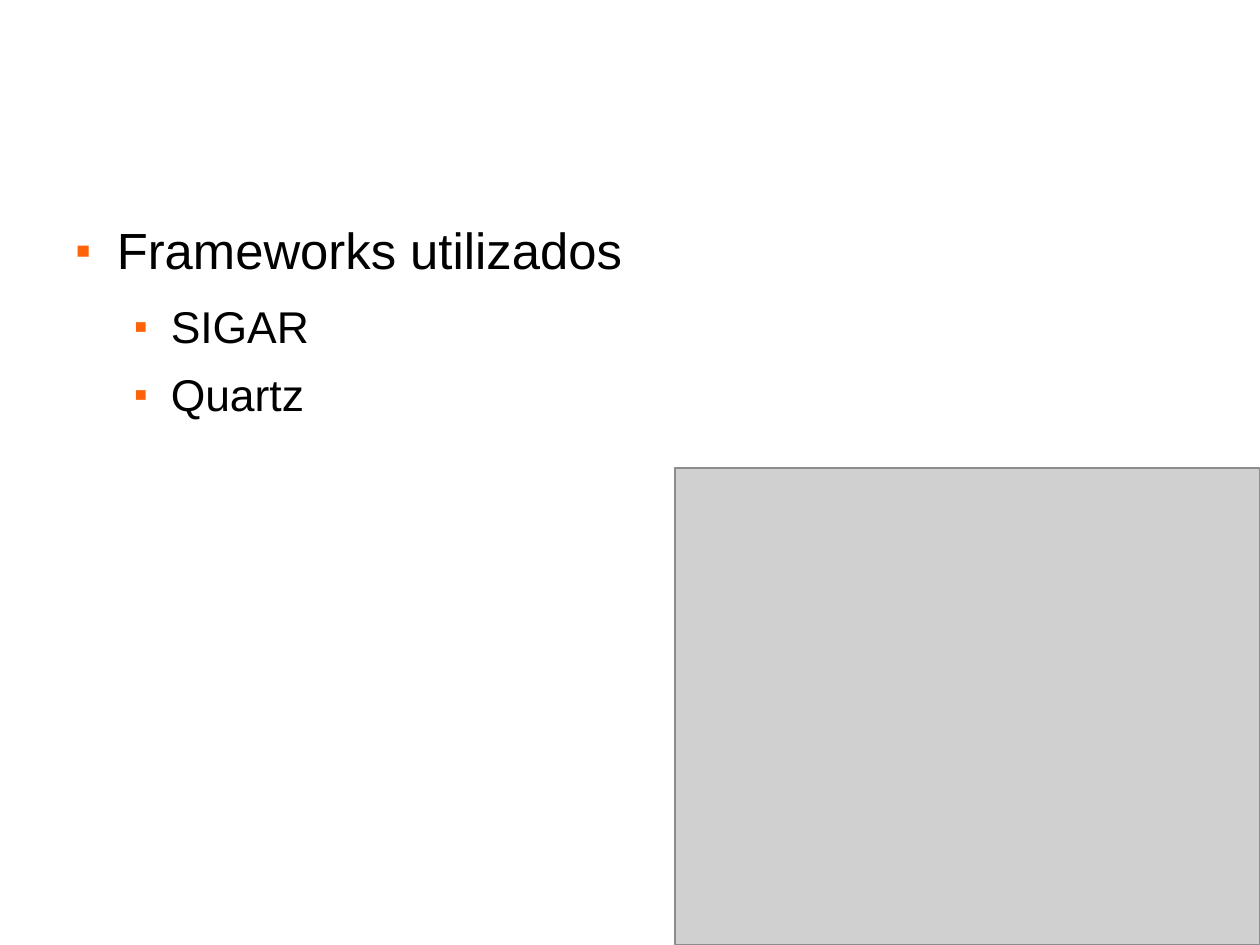
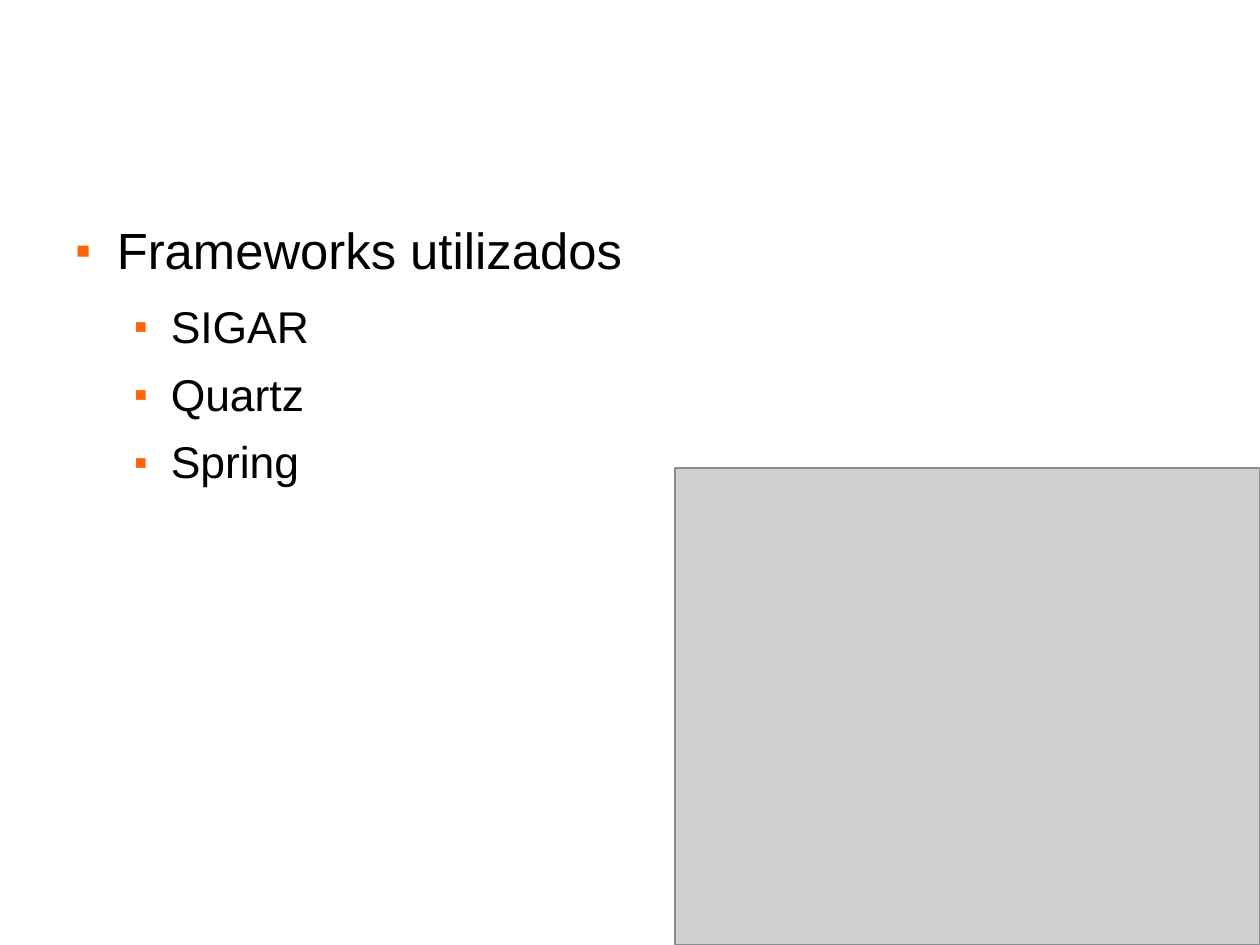
Before and after one commit to processboss/assembla-tcc-pre-projeto, a slide deck: slide 7 of doc/Documentação/Apresentação.ppt. Drawn at 1260x945 pixels with LibreOffice and Linux fonts; fonts in the diff are those of the drawing; grey boxes stand for pictures; background and template pictures are left out. Boxes give left, top, right and bottom in pixels: in the first picture for what was removed or moved away, otherwise in the second. Text is boxed around its words. In the diff, an @@ line names an element or a change of style, - is before the commit and + after.

```diff
--- a/doc/Documentação/Apresentação.ppt
+++ b/doc/Documentação/Apresentação.ppt
@@ text at [171,445,299,488]: paragraph added @@
+  ■ Spring
```
Also in this commit, not shown: 1 other slide changed, 3 slides added, 1 slide removed, 3 other files.
